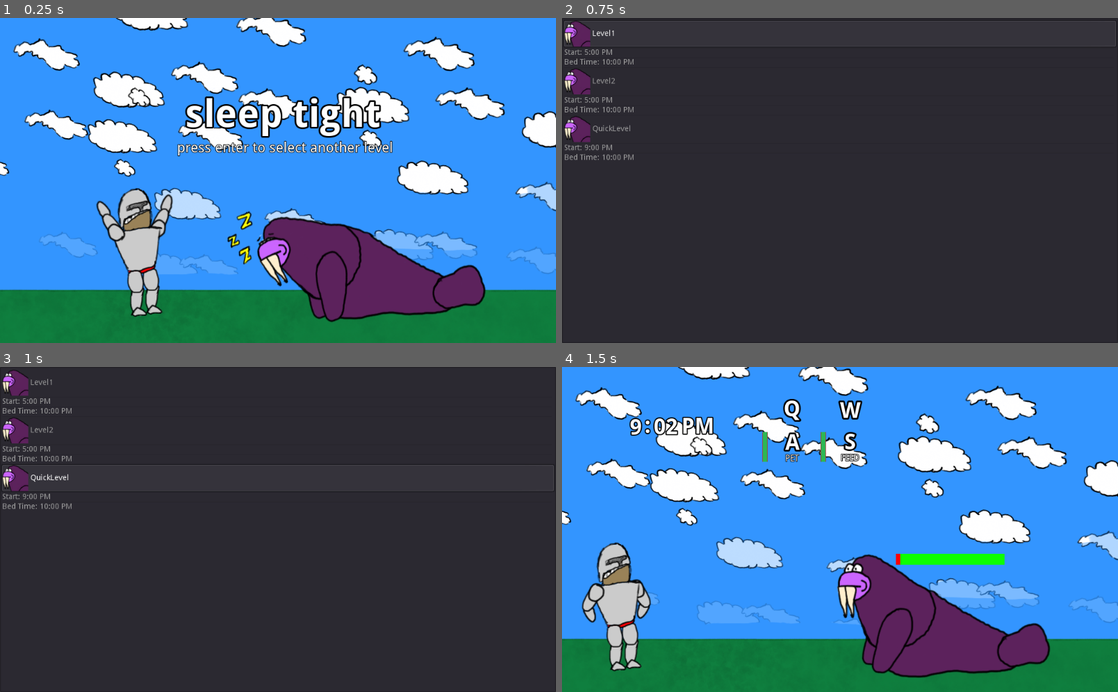
Above: before the commit, frames 1-4 (two rows, left to right).
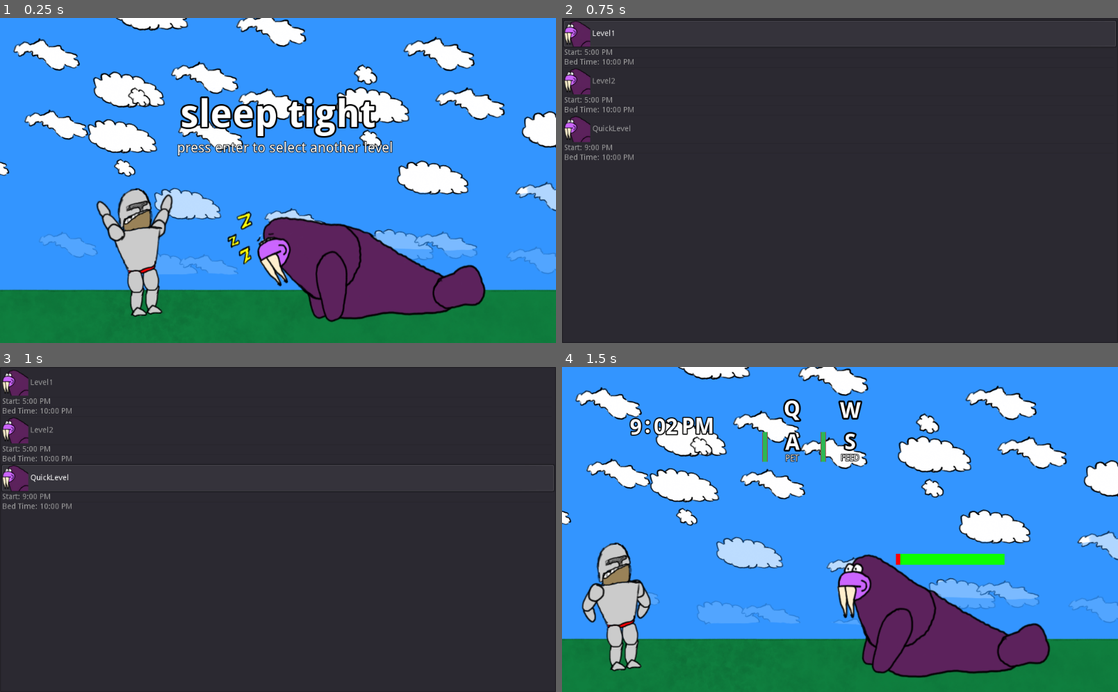
Above: after the commit, the same moments.

Repository: Wall-Dough/unstable
Game: Godot game, scene res://victory/Victory.tscn
The game is run twice, just before and just after one commit, with the same random seed, the same clock (stepped at 60 frames per second) and the same inputs. This scene is started directly instead of the project's main scene.
Inputs:
- Up to frame 1 (0.25 s): no input
- Up to frame 2 (0.75 s): tap Enter (ui_accept) at 0.5 s; hold Right (move_right) from 0.53 s (still down); hold S (give) from 0.53 s (still down)
- Up to frame 3 (1 s): keep holding Right (move_right); keep holding S (give); tap Up (jump) at 0.77 s
- Up to frame 4 (1.5 s): tap Enter (ui_accept) at 1.25 s; release Right (move_right) at 1.28 s; release S (give) at 1.28 s; hold Down (ui_down) from 1.28 s (still down); tap S (give) at 1.35 s

The runs differ from the first frame. In frame 1, 2.4% of the frame differs, in the area x 32-69%, y 24-37%; in frame 2, nothing differs; in frame 3, nothing differs; in frame 4, nothing differs.

Commit message:
Adjust victory text

Diff:
--- a/victory/Victory.tscn
+++ b/victory/Victory.tscn
@@ -25,14 +25,14 @@
 [node name="Background" parent="." instance=ExtResource( 2 )]
 
 [node name="victory_text" type="Label" parent="."]
-margin_left = 184.115
 margin_top = 136.245
-margin_right = 859.115
+margin_right = 1024.0
 margin_bottom = 218.245
 rect_pivot_offset = Vector2( 329.984, 0.142136 )
 custom_fonts/font = SubResource( 1 )
 text = "nighty night"
 align = 1
+autowrap = true
 script = ExtResource( 4 )
 __meta__ = {
 "_edit_use_anchors_": false
